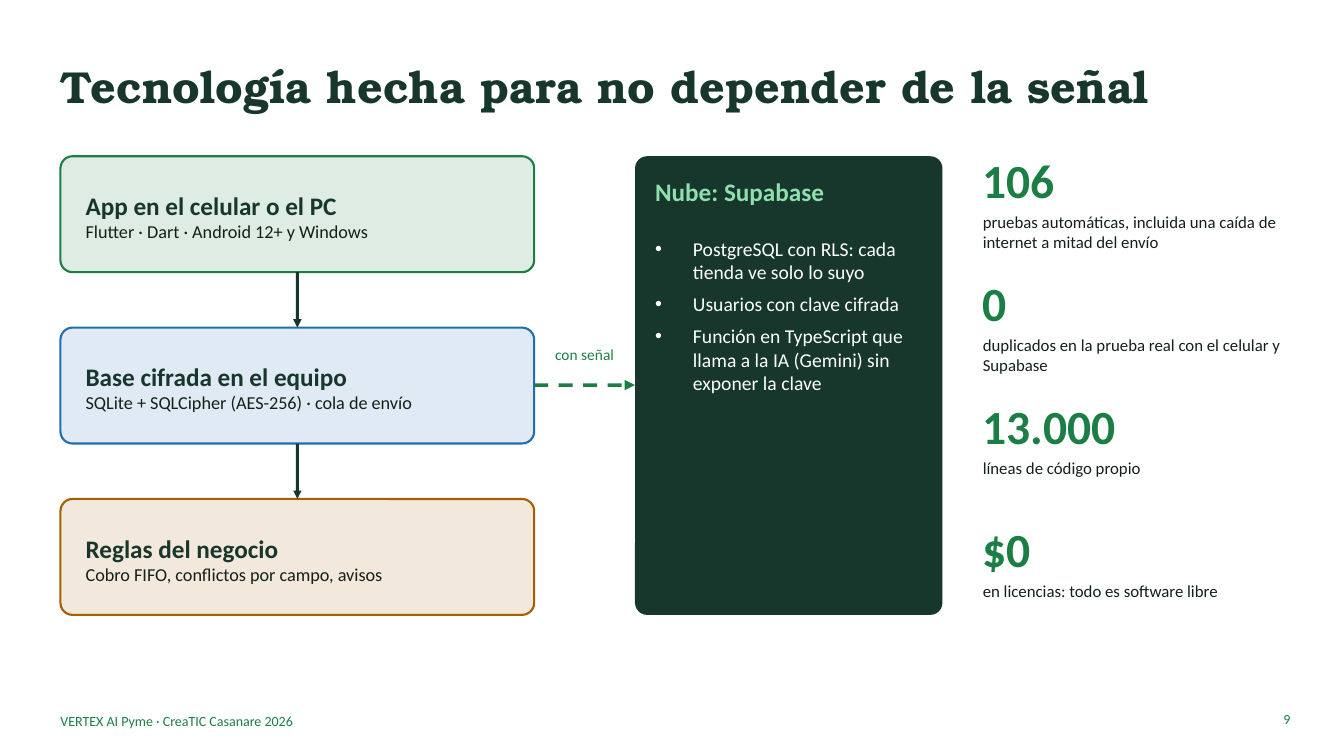
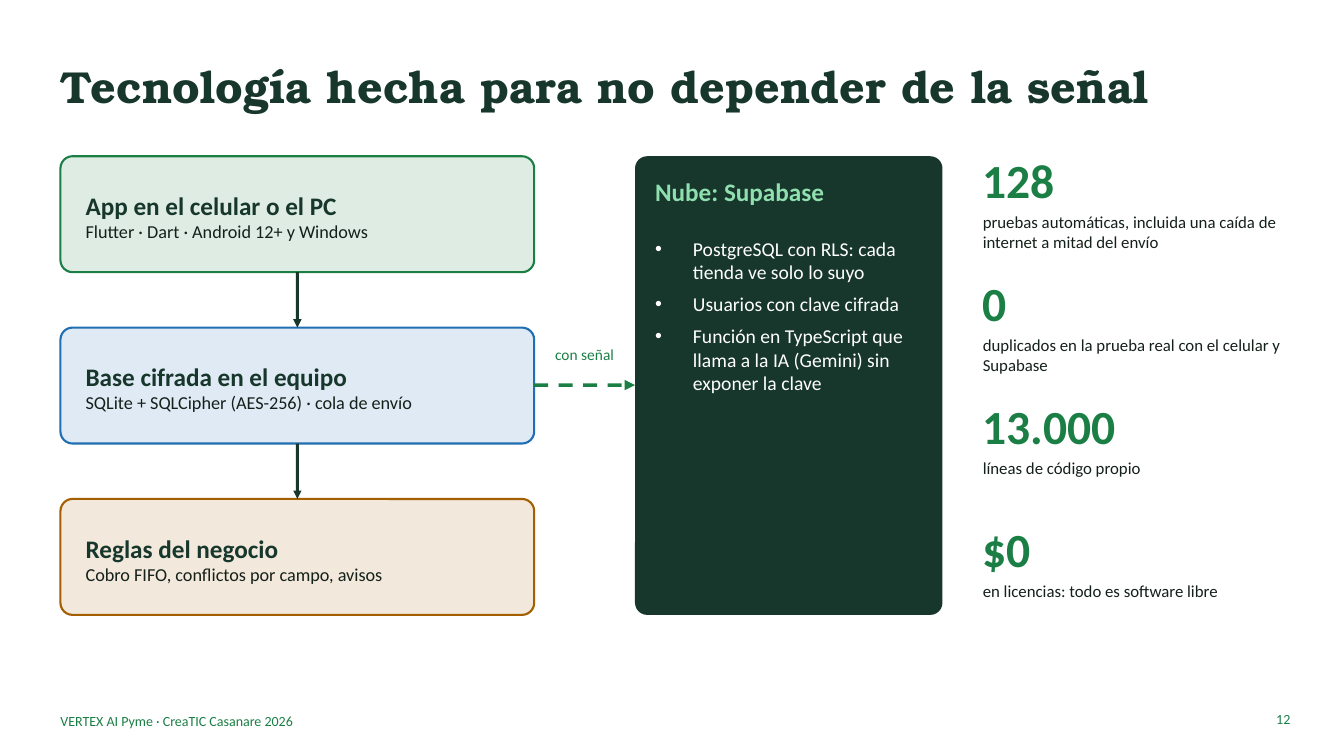
Before and after one commit to ingdavidortegaf-lab/vertex-ai-pyme, a slide deck: slide 12 of docs/pitch/VERTEX_AI_Pyme_Pitch.pptx (slide 9 before the commit). Drawn at 1344x756 pixels with LibreOffice and Linux fonts; fonts in the diff are those of the drawing. Boxes give left, top, right and bottom in pixels: in the first picture for what was removed or moved away, otherwise in the second. Text is boxed around its words. In the diff, an @@ line names an element or a change of style, - is before the commit and + after.

```diff
--- a/docs/pitch/VERTEX_AI_Pyme_Pitch.pptx
+++ b/docs/pitch/VERTEX_AI_Pyme_Pitch.pptx
@@ text at (983, 165, 1055, 199): text changed @@
-106
+128
@@ page number at (1276, 715, 1290, 724): text changed @@
-9
+12
```
Also in this commit, not shown: 7 other slides changed, 8 slides added, 5 slides removed, 6 other files.
